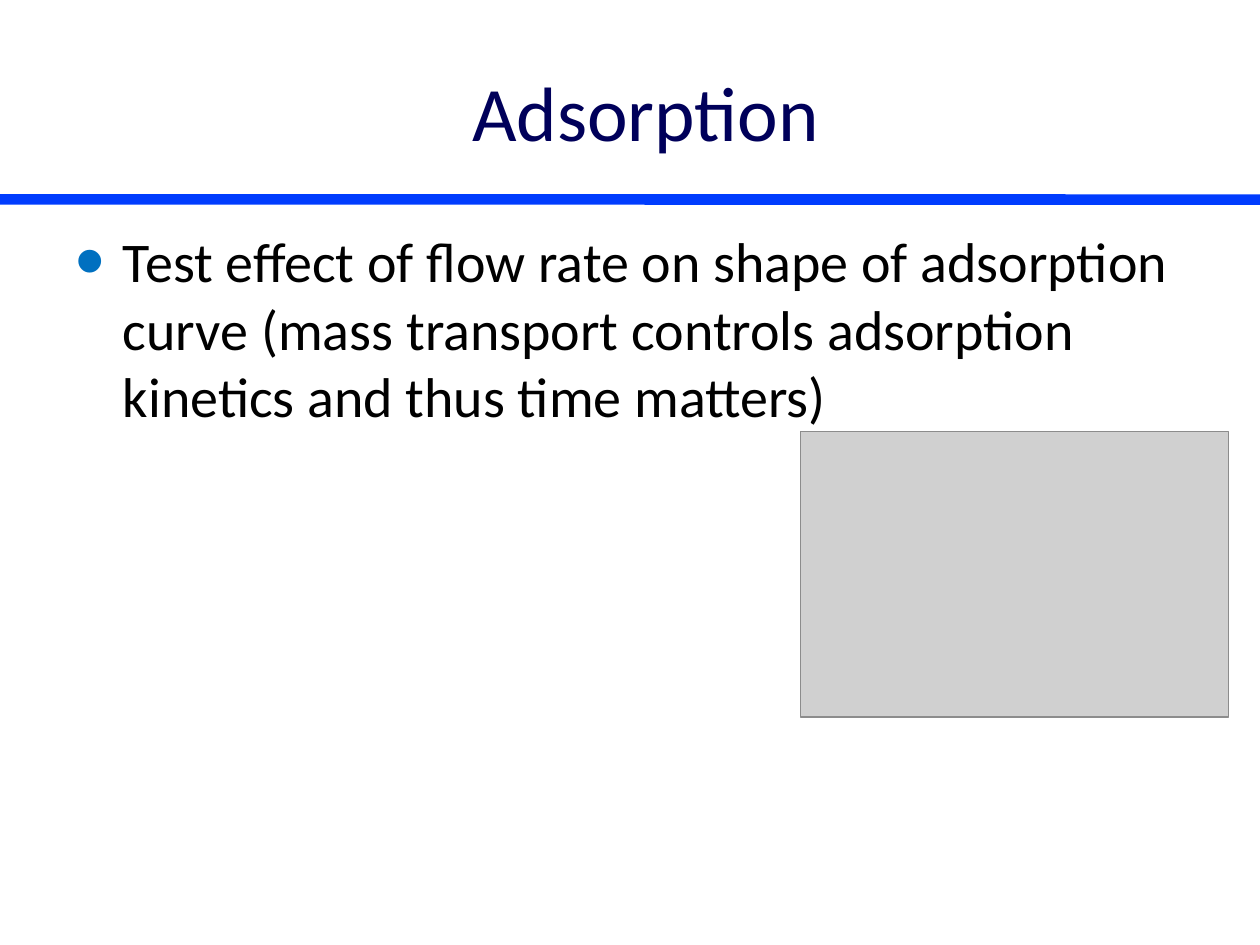
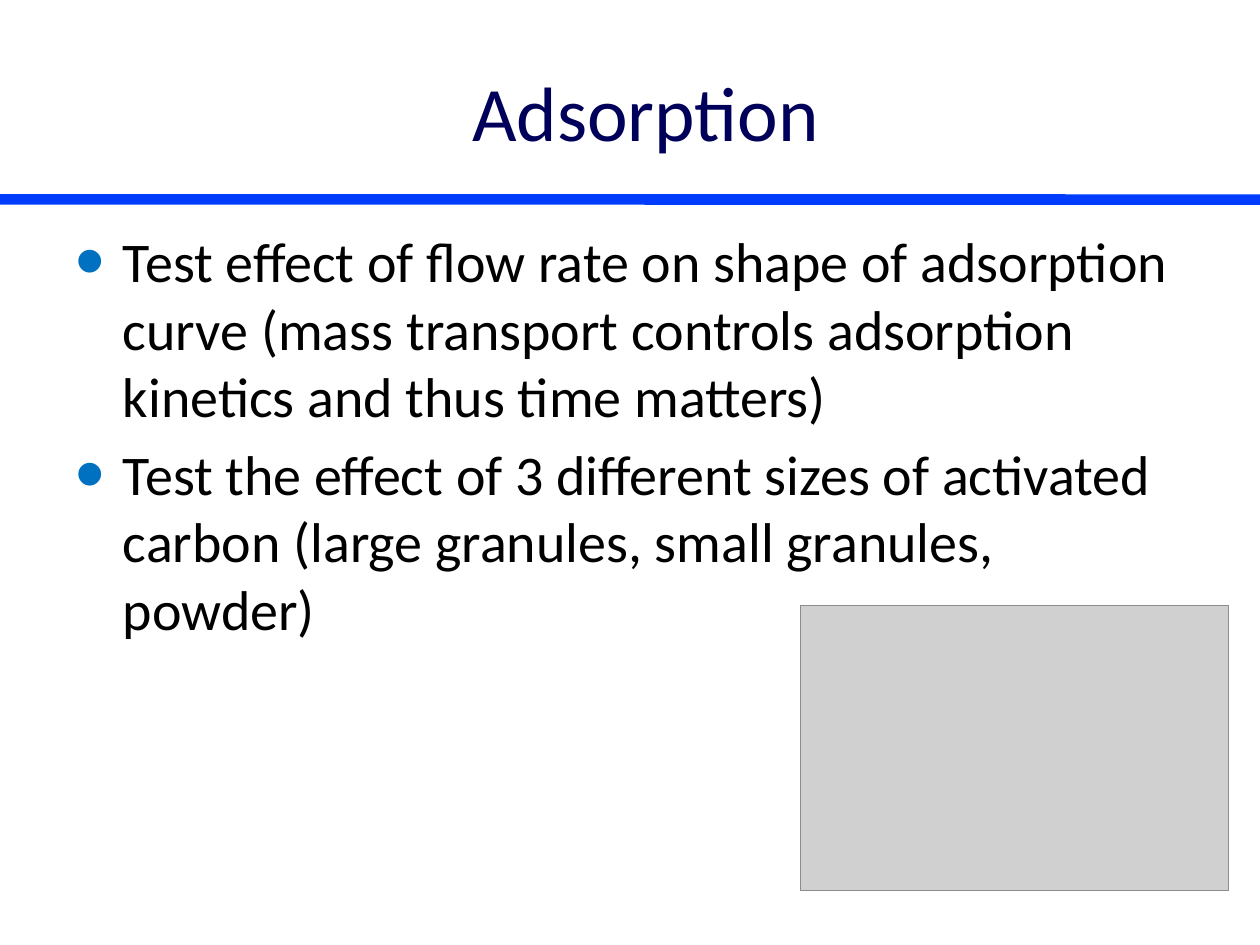
Before and after one commit to monroews/CEE4530, a slide deck: slide 6 of website/pptx/Project_Ideas.pptx. Drawn at 1260x945 pixels with LibreOffice and Linux fonts; fonts in the diff are those of the drawing; grey boxes stand for pictures. Boxes give left, top, right and bottom in pixels: in the first picture for what was removed or moved away, otherwise in the second. Text is boxed around its words. In the diff, an @@ line names an element or a change of style, - is before the commit and + after.

```diff
--- a/website/pptx/Project_Ideas.pptx
+++ b/website/pptx/Project_Ideas.pptx
@@ text at [123, 456, 1150, 639]: paragraph added @@
+• Test the effect of 3 different sizes of activated carbon (large granules, small granules, powder)
@@ picture: place and size @@
-picture at [800, 432, 1228, 717]
+picture at [800, 606, 1228, 891]
```
Also in this commit, not shown: 1 other slide changed, 1 slide added, 41 other files.
